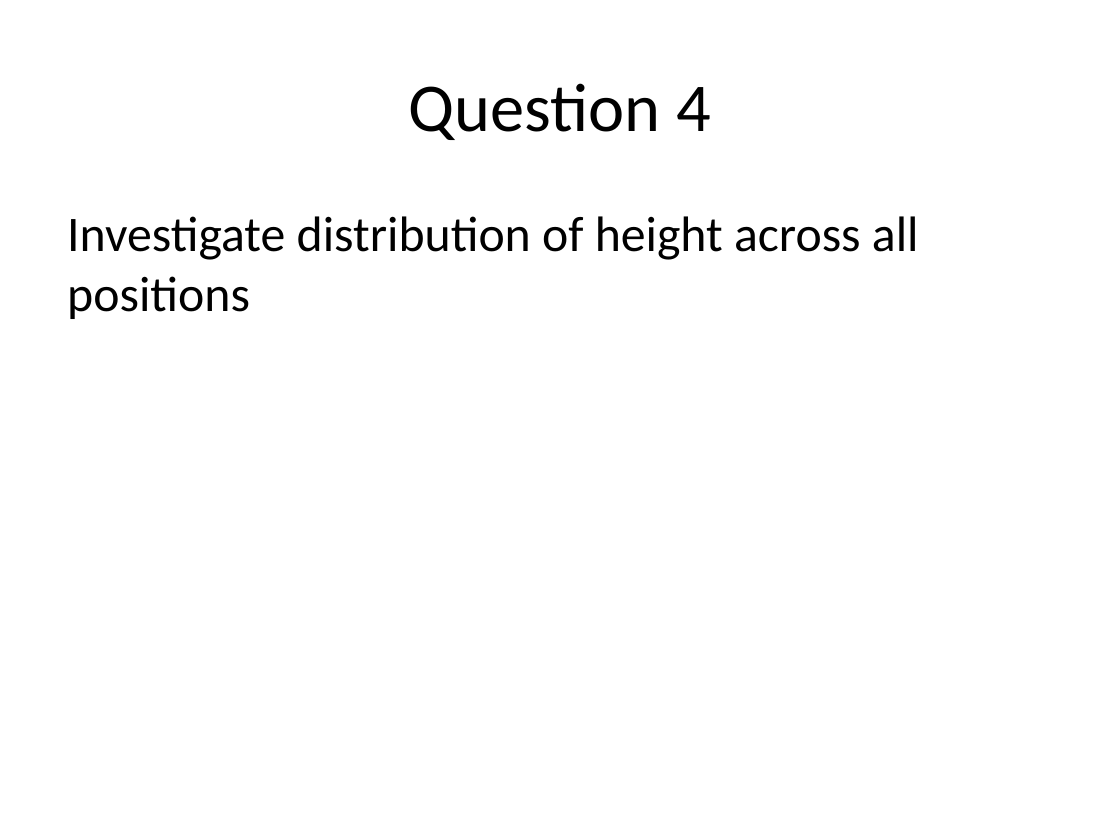
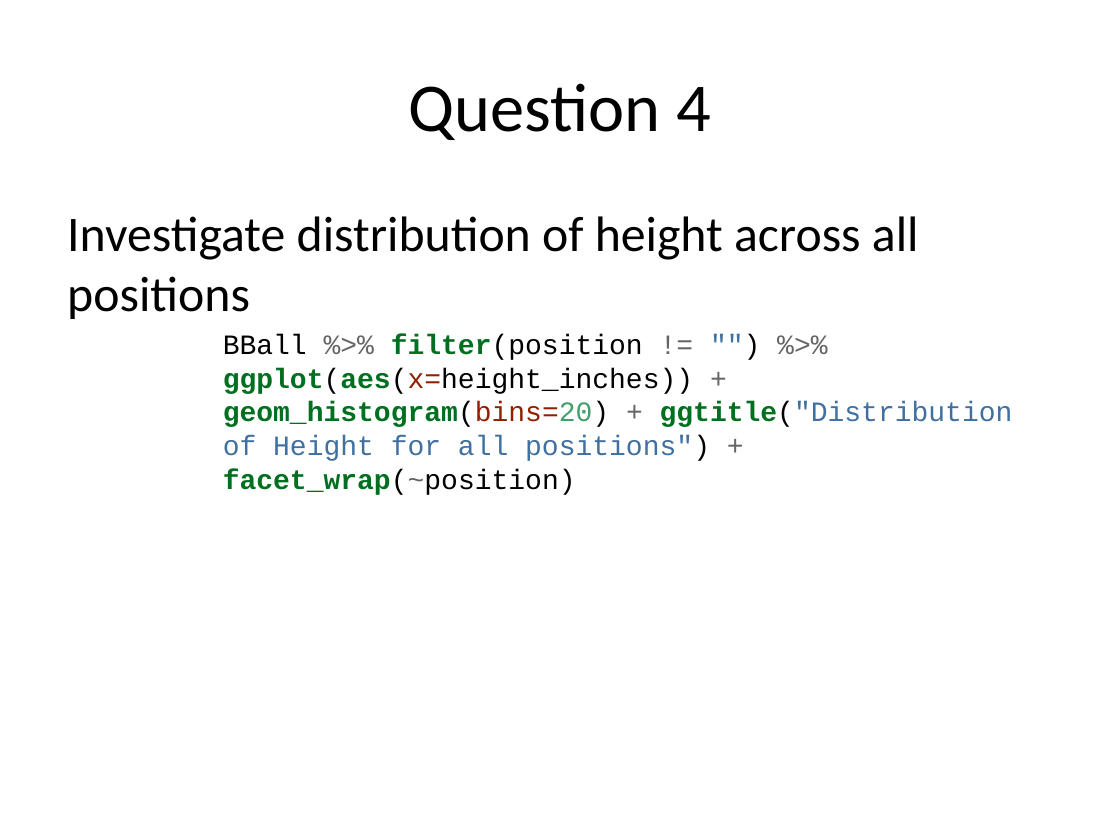
Before and after one commit to rmpalmer/MDS-6306-Doing-Data-Science-Fall-2019, a slide deck: slide 9 of Unit 2/Richard_Palmer_LiveSession_2.pptx (slide 8 before the commit). Drawn at 1120x840 pixels with LibreOffice and Linux fonts; fonts in the diff are those of the drawing. Boxes give left, top, right and bottom in pixels: in the first picture for what was removed or moved away, otherwise in the second. Text is boxed around its words. In the diff, an @@ line names an element or a change of style, - is before the commit and + after.

```diff
--- a/Unit 2/Richard_Palmer_LiveSession_2.pptx
+++ b/Unit 2/Richard_Palmer_LiveSession_2.pptx
@@ text at [223,334,1013,495]: paragraph added @@
+BBall %>% filter(position != "") %>% ggplot(aes(x=height_inches)) + geom_histogram(bins=20) + ggtitle("Distribution of Height for all positions") + facet_wrap(~position)
```
Also in this commit, not shown: 5 other slides changed, 2 slides added, 1 other file.
